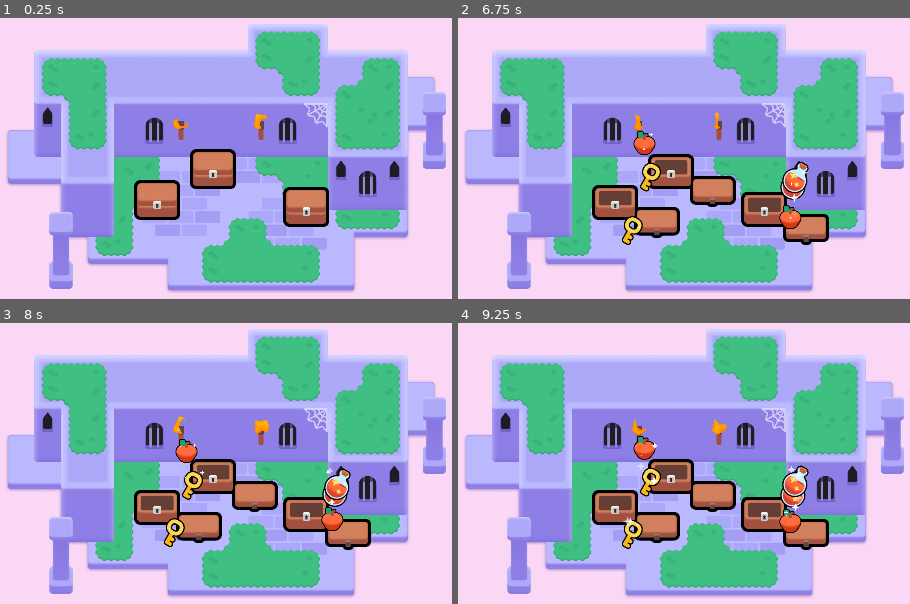
Above: before the commit, frames 1-4 (two rows, left to right).
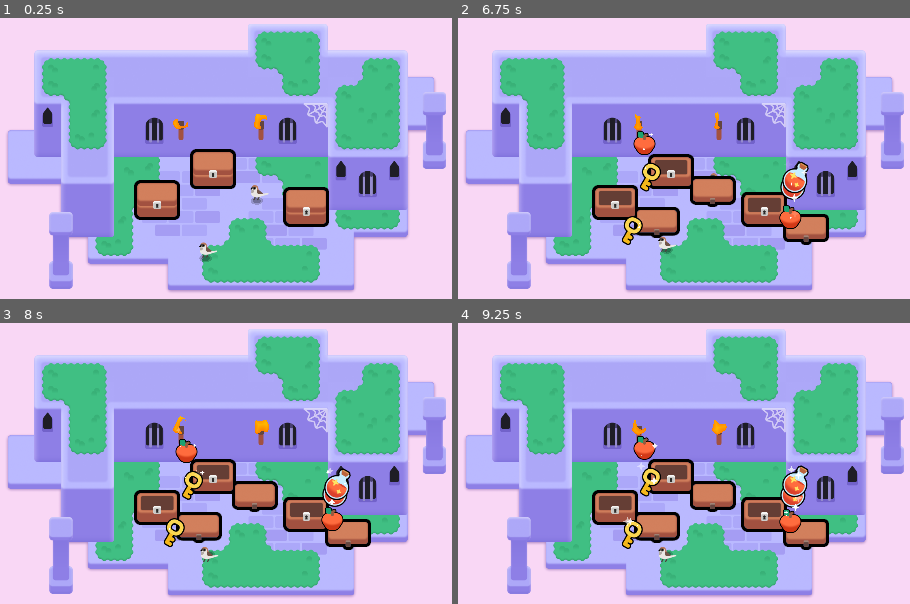
Above: after the commit, the same moments.

Repository: Jesuscanwalk/2d-GameDev-Course
Game: Godot game, scene res://lessons/mini_dungeon.tscn
Same seed, same stepped clock (60 frames per second), same inputs: the game is played once before the commit and once after it.
Inputs (mouse positions are in pixels of both pictures, inside the frame that each line leads up to):
- Up to frame 1 (0.25 s): no input
- Up to frame 2 (6.75 s): tap Enter at 0.5 s; move the mouse to (670, 169) at 0.52 s; press the mouse at (670, 169) at 0.53 s; hold D (move_right) 0.53-1.28 s; tap Space at 0.77, 1.52, 3.02, 3.77, 4.52, 6.02 s; move the mouse to (765, 206) at 1.27 s; release the mouse at (765, 206) at 1.28 s; hold S (move_down) 1.28-2.03 s; right-click (765, 206) at 1.35 s; click (765, 206) at 1.42 s; move the mouse to (616, 200) at 2.02 s; hold D (move_right) 2.03-2.78 s; tap Z at 2.1, 4.35, 6.6 s; click (616, 200) at 2.17 s; move the mouse to (638, 265) at 2.77 s; hold W (move_up) 2.78-3.53 s; click (638, 265) at 2.85 s; move the mouse to (outside the picture) at 3.52 s; hold Right mouse button (right_click) 3.53-4.28 s; hold A (move_left) 3.53-5.03 s; click (outside the picture) at 3.67 s; move the mouse to (outside the picture) at 4.27 s; click (outside the picture) at 4.42 s; move the mouse to (720, 175) at 5.02 s; press the mouse at (720, 175) at 5.03 s; hold S (move_down) 5.03-5.78 s; move the mouse to (557, 62) at 5.77 s; release the mouse at (557, 62) at 5.78 s; hold D (move_right) 5.78-6.53 s; right-click (557, 62) at 5.85 s; click (557, 62) at 5.92 s; move the mouse to (855, 152) at 6.52 s; hold W (move_up) from 6.53 s (still down); click (855, 152) at 6.67 s
- Up to frame 3 (8 s): tap Space at 6.77, 7.52 s; move the mouse to (58, 502) at 7.27 s; release W (move_up) at 7.28 s; hold D (move_right) from 7.28 s (still down); click (58, 502) at 7.35 s
- Up to frame 4 (9.25 s): move the mouse to (760, 382) at 8.02 s; release D (move_right) at 8.03 s; hold S (move_down) 8.03-8.78 s; hold Right mouse button (right_click) 8.03-8.78 s; click (760, 382) at 8.17 s; move the mouse to (638, 570) at 8.77 s; hold A (move_left) from 8.78 s (still down); tap Z at 8.85 s; click (638, 570) at 8.92 s; tap Space at 9.02 s

The runs differ from the first frame. In frame 1, 0.3% of the frame differs, in the area x 44-60%, y 59-87%; in frame 2, 0.1%; in frame 3, 0.1%; in frame 4, 0.1%.

Commit message:
L8 and L9

Diff:
--- a/M06.looting_workbook/assets/torch/torch.gd
+++ b/M06.looting_workbook/assets/torch/torch.gd
@@ -1,7 +1,16 @@
-extends Node2D
+extends Area2D
 
 @onready var flame: Sprite2D = $Flame
+@onready var target_node: Sprite2D = $SomeSprite2DNode
 
 func _ready() -> void:
-	# This parameter of the shader material gives each flame a slightly different look and randomized animation.
 	flame.material.set("shader_parameter/offset", global_position * 0.1)
+
+func _input_event(viewport: Viewport, event: InputEvent, shape_idx: int):
+	var is_mouse_pressed: bool = (
+		event is InputEventMouseButton and
+		event.pressed and
+		event.button_index == MOUSE_BUTTON_LEFT
+	)
+	if is_mouse_pressed:
+		flame.visible = not flame.visible
--- a/M06.looting_workbook/assets/torch/torch.tscn
+++ b/M06.looting_workbook/assets/torch/torch.tscn
@@ -28,7 +28,10 @@
 shader_parameter/noise_sampler = SubResource("NoiseTexture2D_1dd3t")
 shader_parameter/flame_gradient = SubResource("GradientTexture1D_cnwig")
 
-[node name="Torch" type="Node2D"]
+[sub_resource type="CircleShape2D" id="CircleShape2D_5scbi"]
+radius = 29.9666
+
+[node name="Torch" type="Area2D"]
 script = ExtResource("1_8rman")
 
 [node name="TorchBody" type="Sprite2D" parent="."]
@@ -40,3 +43,7 @@
 position = Vector2(0, -30)
 scale = Vector2(0.28038, 0.28038)
 texture = ExtResource("3_5oi5q")
+
+[node name="CollisionShape2D" type="CollisionShape2D" parent="."]
+position = Vector2(1, -6)
+shape = SubResource("CircleShape2D_5scbi")
--- /dev/null
+++ b/M06.looting_workbook/bird.gd
@@ -0,0 +1,29 @@
+extends Node2D
+
+@onready var sprite_2d: Sprite2D = $Sprite2D
+@onready var wait_timer: Timer = $WaitTimer
+@onready var shadow: Sprite2D = $Shadow
+
+func _ready() -> void:
+	wait_timer.wait_time = randf_range(1.0, 3.0)
+	wait_timer.one_shot = true
+	wait_timer.timeout.connect(_animate_one_hop)
+	wait_timer.start()
+
+func _animate_one_hop() -> void:
+	const HOP_DURATION := 0.25
+	const HALF_HOP_DURATION := HOP_DURATION / 2.0
+	var random_direction := Vector2(1.0, 0.0).rotated(randf() * 2.0 * PI)
+	var land_position := random_direction * randf_range(0.0, 30.0)
+	var tween := create_tween().set_parallel()
+	tween.tween_property(sprite_2d, "position:x", land_position.x, HOP_DURATION)
+	tween.tween_property(shadow, "position", land_position, HOP_DURATION)
+	tween = create_tween()
+	tween.set_trans(Tween.TRANS_QUAD)
+	tween.set_ease(Tween.EASE_OUT)
+	const JUMP_HEIGHT := 16.0
+	tween.tween_property(sprite_2d, "position:y", land_position.y - JUMP_HEIGHT, HALF_HOP_DURATION)
+	tween.set_ease(Tween.EASE_IN)
+	tween.tween_property(sprite_2d, "position:y", land_position.y, HALF_HOP_DURATION)
+	wait_timer.wait_time = randf_range(1.0, 3.0)
+	tween.finished.connect(wait_timer.start)
--- /dev/null
+++ b/M06.looting_workbook/bird.tscn
@@ -0,0 +1,17 @@
+[gd_scene load_steps=4 format=3 uid="uid://boxuhhy6brsyu"]
+
+[ext_resource type="Script" path="res://bird.gd" id="1_meyj4"]
+[ext_resource type="Texture2D" uid="uid://bwhshkk62k3bh" path="res://assets/bird/sparrow.png" id="1_vlm4e"]
+[ext_resource type="PackedScene" uid="uid://dnetm54guji21" path="res://assets/bird/shadow.tscn" id="2_afpwa"]
+
+[node name="Bird" type="Node2D"]
+script = ExtResource("1_meyj4")
+
+[node name="Sprite2D" type="Sprite2D" parent="."]
+texture = ExtResource("1_vlm4e")
+
+[node name="WaitTimer" type="Timer" parent="."]
+one_shot = true
+
+[node name="Shadow" parent="." instance=ExtResource("2_afpwa")]
+position = Vector2(-5, 20)
--- a/M06.looting_workbook/lessons/items/item.gd
+++ b/M06.looting_workbook/lessons/items/item.gd
@@ -5,6 +5,17 @@
 func _ready() -> void:
 	play_floating_animation()
 
+func _input_event(viewport: Viewport, event: InputEvent, shape_idx: int) -> void:
+	var event_is_mouse_click: bool =(
+		event is InputEventMouseButton and
+		event.button_index == MOUSE_BUTTON_LEFT and
+		event.is_pressed()
+	)
+	if event_is_mouse_click:
+		var tween := create_tween()
+		tween.set_trans(Tween.TRANS_CUBIC).set_ease(Tween.EASE_OUT)
+		tween.tween_property(self, "scale", Vector2(0.0, 0.0), 0.3)
+		tween.finished.connect(queue_free)
 
 func play_floating_animation() -> void:
 	var tween := create_tween()
--- a/M06.looting_workbook/lessons/mini_dungeon.tscn
+++ b/M06.looting_workbook/lessons/mini_dungeon.tscn
@@ -7,6 +7,7 @@
 [ext_resource type="Texture2D" uid="uid://l0y1k1obencd" path="res://assets/dungeon/spider_web.png" id="5_ywba7"]
 [ext_resource type="PackedScene" uid="uid://eundh35r605v" path="res://assets/torch/torch.tscn" id="6_fokey"]
 [ext_resource type="PackedScene" uid="uid://6v4da5m7ebjd" path="res://lessons/chest/chest.tscn" id="7_1xjwk"]
+[ext_resource type="PackedScene" uid="uid://boxuhhy6brsyu" path="res://bird.tscn" id="7_ofpx3"]
 
 [sub_resource type="TileSetAtlasSource" id="TileSetAtlasSource_6s4s5"]
 texture = ExtResource("1_sym7n")
@@ -323,6 +324,12 @@
 color = Color(0.977546, 0.842183, 0.960847, 1)
 metadata/_edit_lock_ = true
 
+[node name="Bird" parent="Background" instance=ExtResource("7_ofpx3")]
+position = Vector2(667, 277)
+
+[node name="Bird2" parent="Background" instance=ExtResource("7_ofpx3")]
+position = Vector2(544, 415)
+
 [node name="Chest" parent="." instance=ExtResource("7_1xjwk")]
 position = Vector2(550, 218)
 
Not shown: 1 places in M06.looting_workbook/assets/torch/torch.tscn that only renumber resources
Not shown: 1 places in M06.looting_workbook/lessons/mini_dungeon.tscn that only renumber resources
